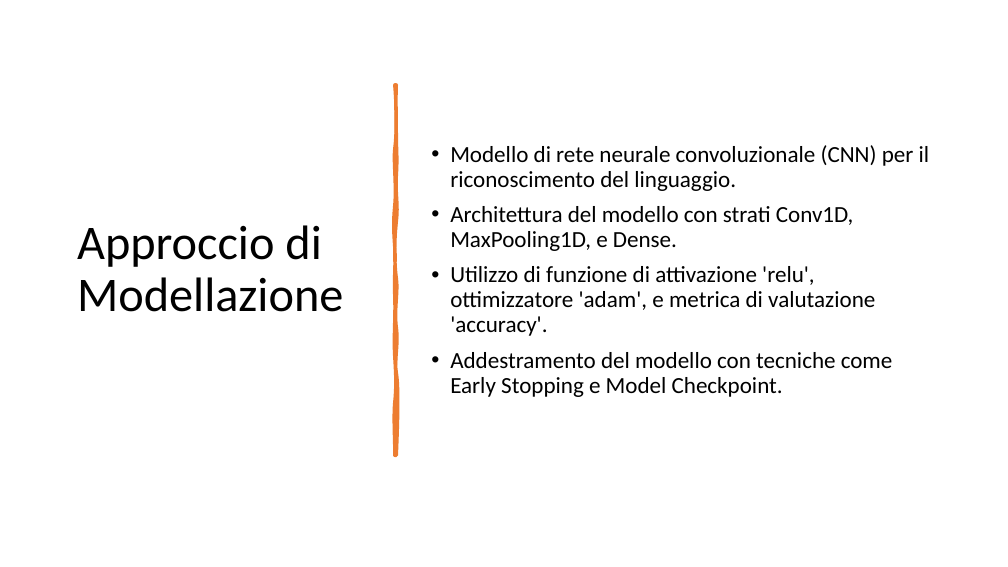
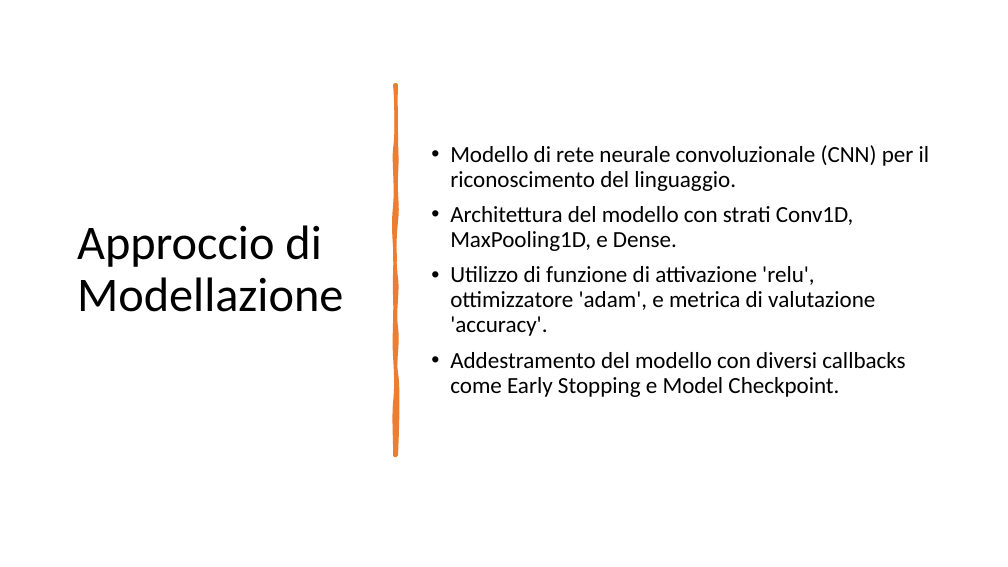
Before and after one commit to stecno04/speech-recognition-cnn, a slide deck: slide 3 of Carobene_Stefano_ML.pptx. Drawn at 1008x567 pixels with LibreOffice and Linux fonts; fonts in the diff are those of the drawing. Boxes give left, top, right and bottom in pixels: in the first picture for what was removed or moved away, otherwise in the second. Text is boxed around its words. In the diff, an @@ line names an element or a change of style, - is before the commit and + after.

```diff
--- a/Carobene_Stefano_ML.pptx
+++ b/Carobene_Stefano_ML.pptx
@@ text at [450,352,905,397]: text changed @@
-• Addestramento del modello con tecniche come Early Stopping e Model Checkpoint.
+• Addestramento del modello con diversi callbacks come Early Stopping e Model Checkpoint.
```
Also in this commit, not shown: 2 other slides changed, 2 slides added, 6 other files.
